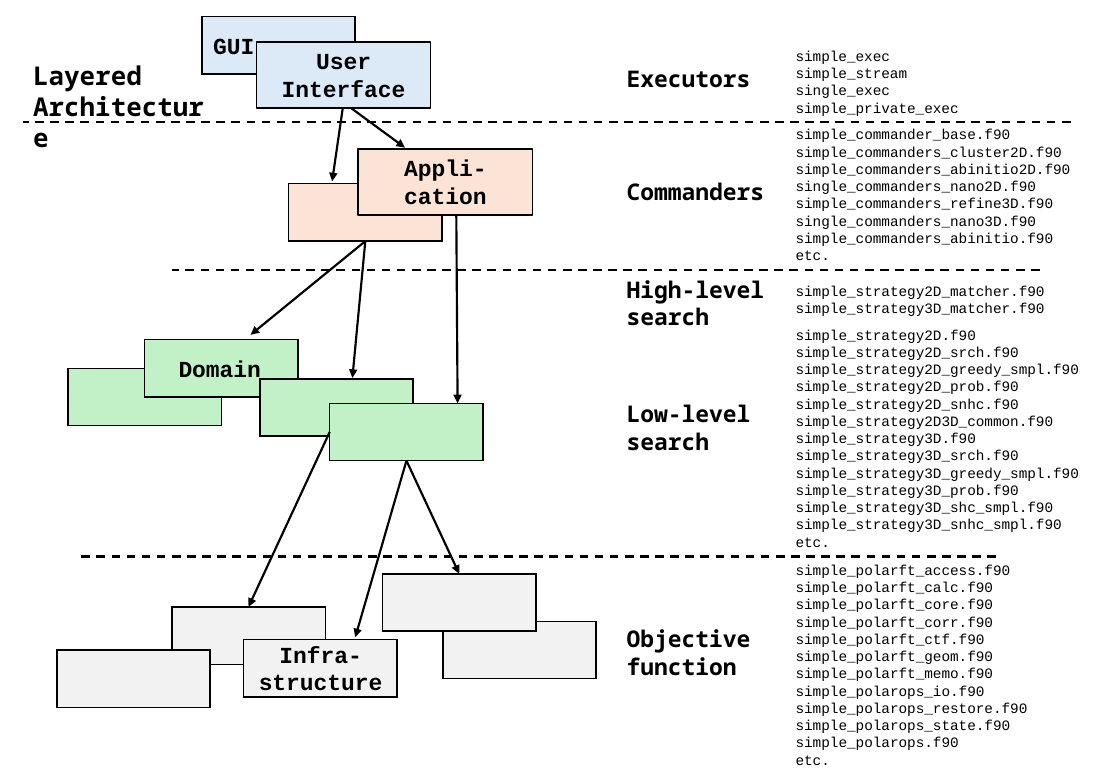
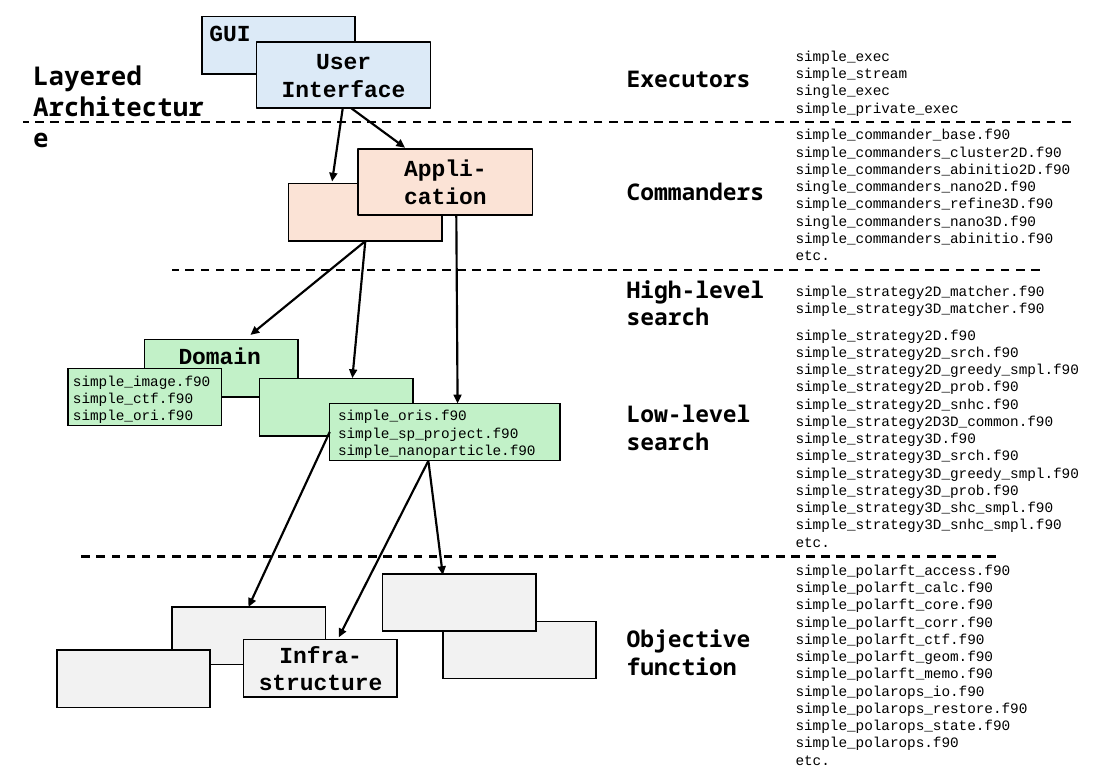
Before and after one commit to hael/SIMPLE, a slide deck: slide 1 of doc/for_developers/layered_arch/layered_arch.pptx. Drawn at 1120x775 pixels with LibreOffice and Linux fonts; fonts in the diff are those of the drawing. Boxes give left, top, right and bottom in pixels: in the first picture for what was removed or moved away, otherwise in the second. Text is boxed around its words. In the diff, an @@ line names an element or a change of style, - is before the commit and + after.

```diff
--- a/doc/for_developers/layered_arch/layered_arch.pptx
+++ b/doc/for_developers/layered_arch/layered_arch.pptx
@@ text "GUI": place and size @@
-text "GUI" at (213, 38, 254, 55)
+text "GUI" at (209, 25, 250, 42)
@@ text "Domain": place and size @@
-text "Domain" at (179, 361, 261, 385)
+text "Domain" at (179, 347, 261, 371)
@@ text added at (73, 375, 210, 423), 10 pt, text #000000 @@
+simple_image.f90
+simple_ctf.f90
+simple_ori.f90
@@ rectangle at (260, 379, 413, 436): outline #000000 1.5 pt to #000000 1 pt @@
@@ rectangle: place and size @@
-rectangle at (330, 403, 483, 461)
+rectangle at (330, 403, 561, 461)
@@ text added at (338, 410, 535, 458), 10 pt, text #000000 @@
+simple_oris.f90
+simple_sp_project.f90
+simple_nanoparticle.f90
@@ arrow moved from (406, 461) - (356, 638) to (428, 461) - (339, 638) @@
@@ arrow moved from (406, 461) - (459, 574) to (428, 462) - (443, 575) @@
```
Also in this commit, not shown: 1 other file.
